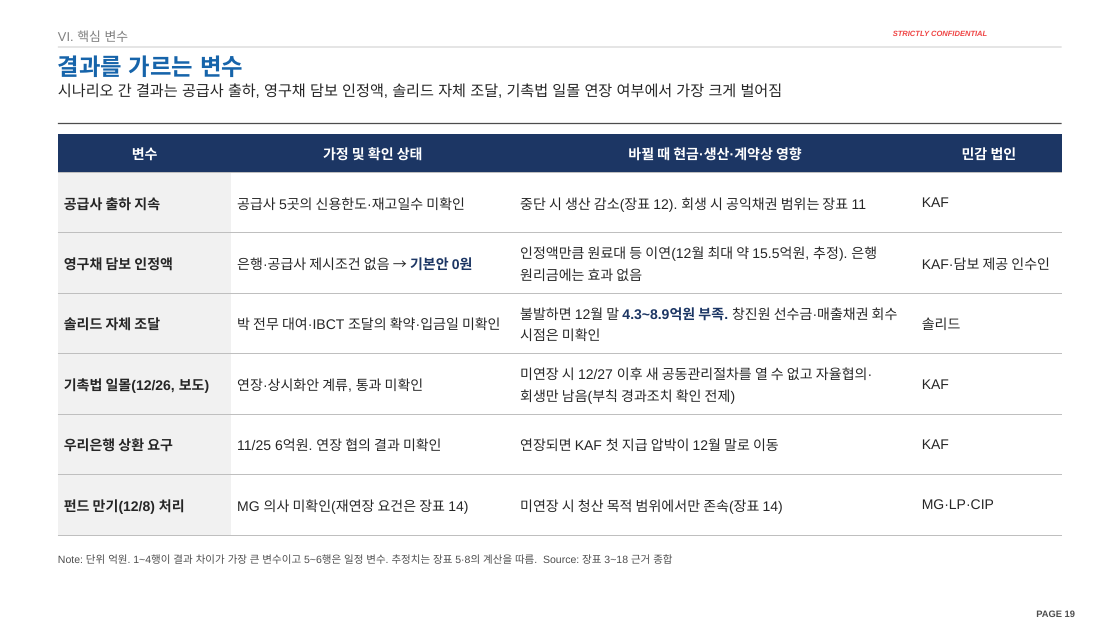
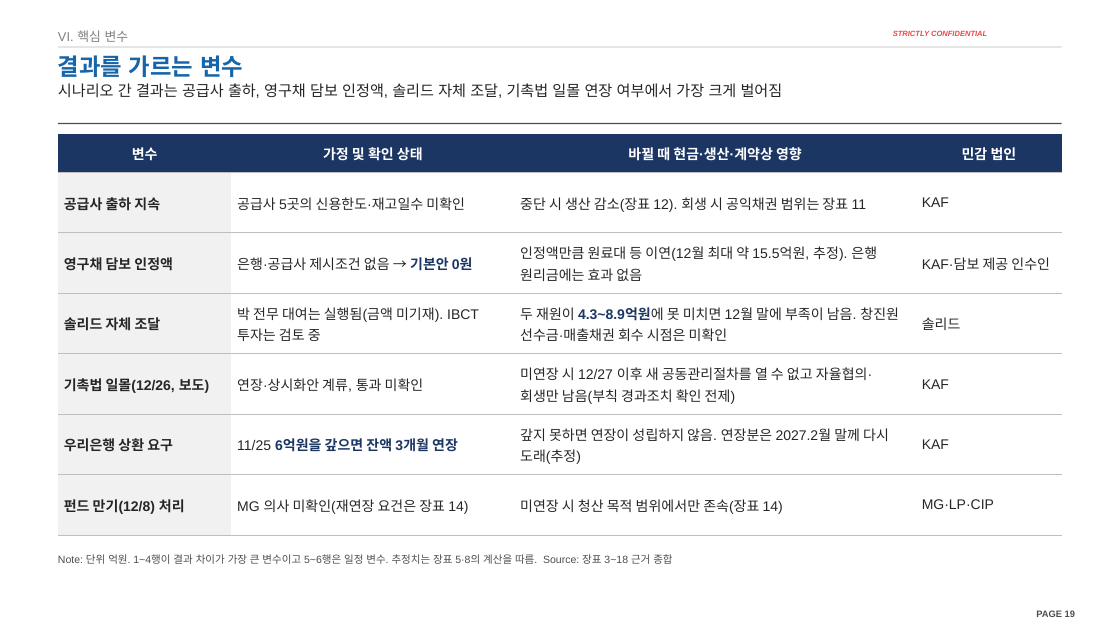
Before and after one commit to jogyesung/GS-Secretary, a slide deck: slide 19 of outputs/CIP_KAF_솔리드_자금조달차질_시나리오_20261118.pptx. Drawn at 1120x630 pixels with LibreOffice and Linux fonts; fonts in the diff are those of the drawing; background and template pictures are left out. Boxes give left, top, right and bottom in pixels: in the first picture for what was removed or moved away, otherwise in the second. Text is boxed around its words. In the diff, an @@ line names an element or a change of style, - is before the commit and + after.

```diff
--- a/outputs/CIP_KAF_솔리드_자금조달차질_시나리오_20261118.pptx
+++ b/outputs/CIP_KAF_솔리드_자금조달차질_시나리오_20261118.pptx
@@ table at (58, 134, 1062, 535) @@
-row 4, column 2: 박 전무 대여·IBCT 조달의 확약·입금일 미확인
+row 4, column 2: 박 전무 대여는 실행됨(금액 미기재). IBCT 투자는 검토 중
-row 4, column 3: 불발하면 12월 말 4.3~8.9억원 부족. 창진원 선수금·매출채권 회수 시점은 미확인
+row 4, column 3: 두 재원이 4.3~8.9억원에 못 미치면 12월 말에 부족이 남음. 창진원 선수금·매출채권 회수 시점은 미확인
-row 6, column 2: 11/25 6억원. 연장 협의 결과 미확인
+row 6, column 2: 11/25 6억원을 갚으면 잔액 3개월 연장
-row 6, column 3: 연장되면 KAF 첫 지급 압박이 12월 말로 이동
+row 6, column 3: 갚지 못하면 연장이 성립하지 않음. 연장분은 2027.2월 말께 다시 도래(추정)
```
Also in this commit, not shown: 6 other slides changed, 1 other file.
